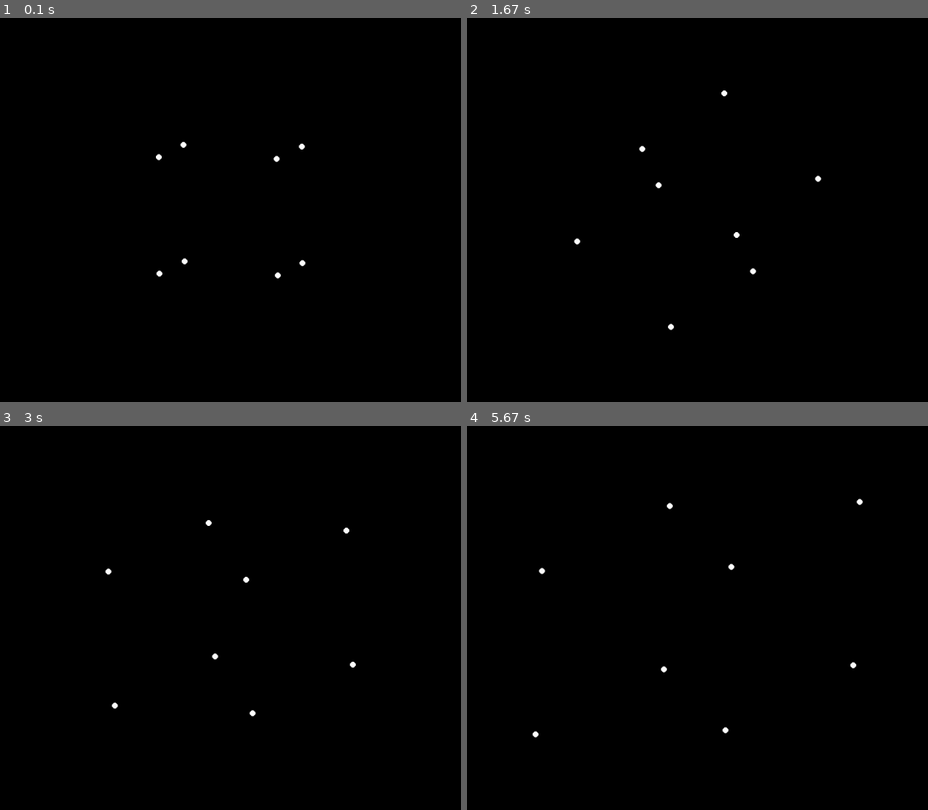
Above: before the commit, frames 1-4 (two rows, left to right).
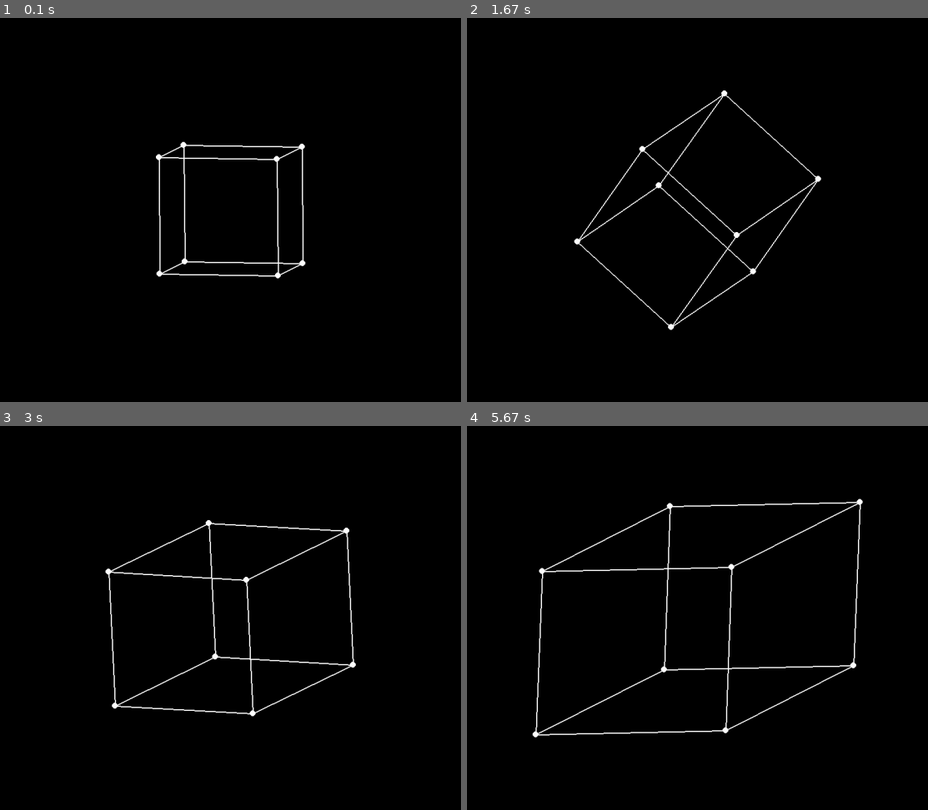
Above: after the commit, the same moments.

Repository: SteakFisher/pyGameEngine
Game: pygame game, started from main.py
Same seed, same stepped clock (60 frames per second), same inputs: the game is played once before the commit and once after it.
Inputs:
- Up to frame 1 (0.1 s): no input
- Up to frame 2 (1.67 s): no input
- Up to frame 3 (3 s): no input
- Up to frame 4 (5.67 s): no input

The runs differ from the first frame. In frame 1, 1.1% of the frame differs, in the area x 34-67%, y 32-68%; in frame 2, 1.2%; in frame 3, 1.5%; in frame 4, 2.0%, in the area x 14-86%, y 19-81%.

Commit message:
Draw function connects the points

Diff:
--- a/classes/Cube.py
+++ b/classes/Cube.py
@@ -26,6 +26,27 @@
             [self.pos['x'] - size, self.pos['y'] + size, self.pos['z'] - size],
             [self.pos['x'] - size, self.pos['y'] - size, self.pos['z'] - size]
         ])
+
+        self.edges = [
+            [0,1],
+            [0,2],
+            [0,4],
+
+            [1,3],
+            [1,5],
+
+            [2,3],
+            [2,6],
+
+            [3,7],
+
+            [4,5],
+            [4,6],
+
+            [5,7],
+
+            [6,7]
+        ]
 
     def __str__(self) -> str:
         return f"{self.vertices}"
@@ -94,9 +115,19 @@
         screen.get_width()
         screen.get_height()
 
+        points = []
+
         for vertex in projected:
             pygame.draw.circle(screen, Color(255, 255, 255),
                                (
                                         (screen.get_width() / 2 + (vertex[0] * getConfig()['scale'])),
                                         (screen.get_height() / 2 + (vertex[1] * getConfig()['scale']))
                                        ), 5)
+            points.append((
+                                        (screen.get_width() / 2 + (vertex[0] * getConfig()['scale'])),
+                                        (screen.get_height() / 2 + (vertex[1] * getConfig()['scale']))
+            ))
+
+        for i in self.edges:
+            print(projected[i[0]][0], projected[i[0]][0])
+            pygame.draw.line(screen, Color(255, 255, 255), points[i[0]], points[i[1]], 2)
